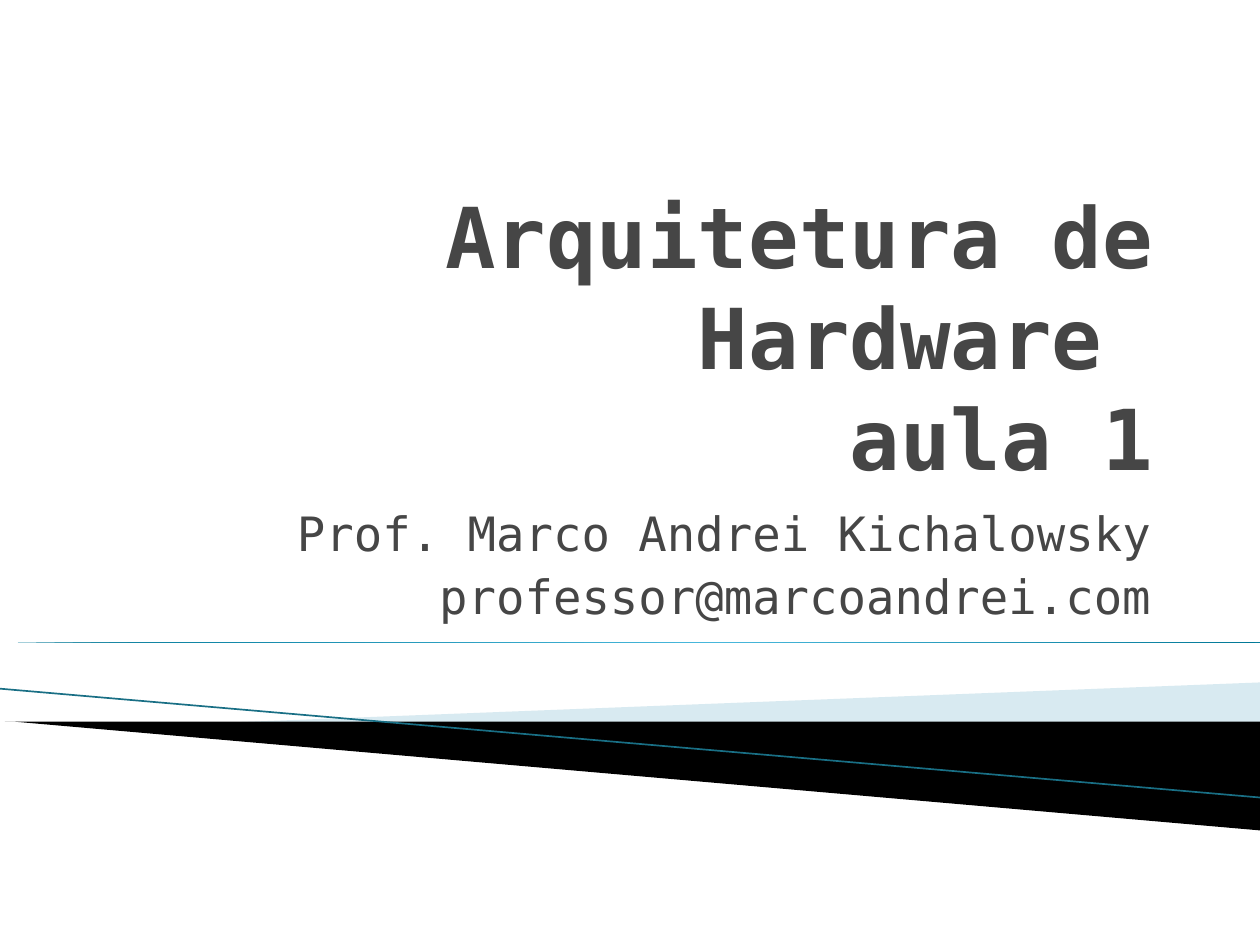
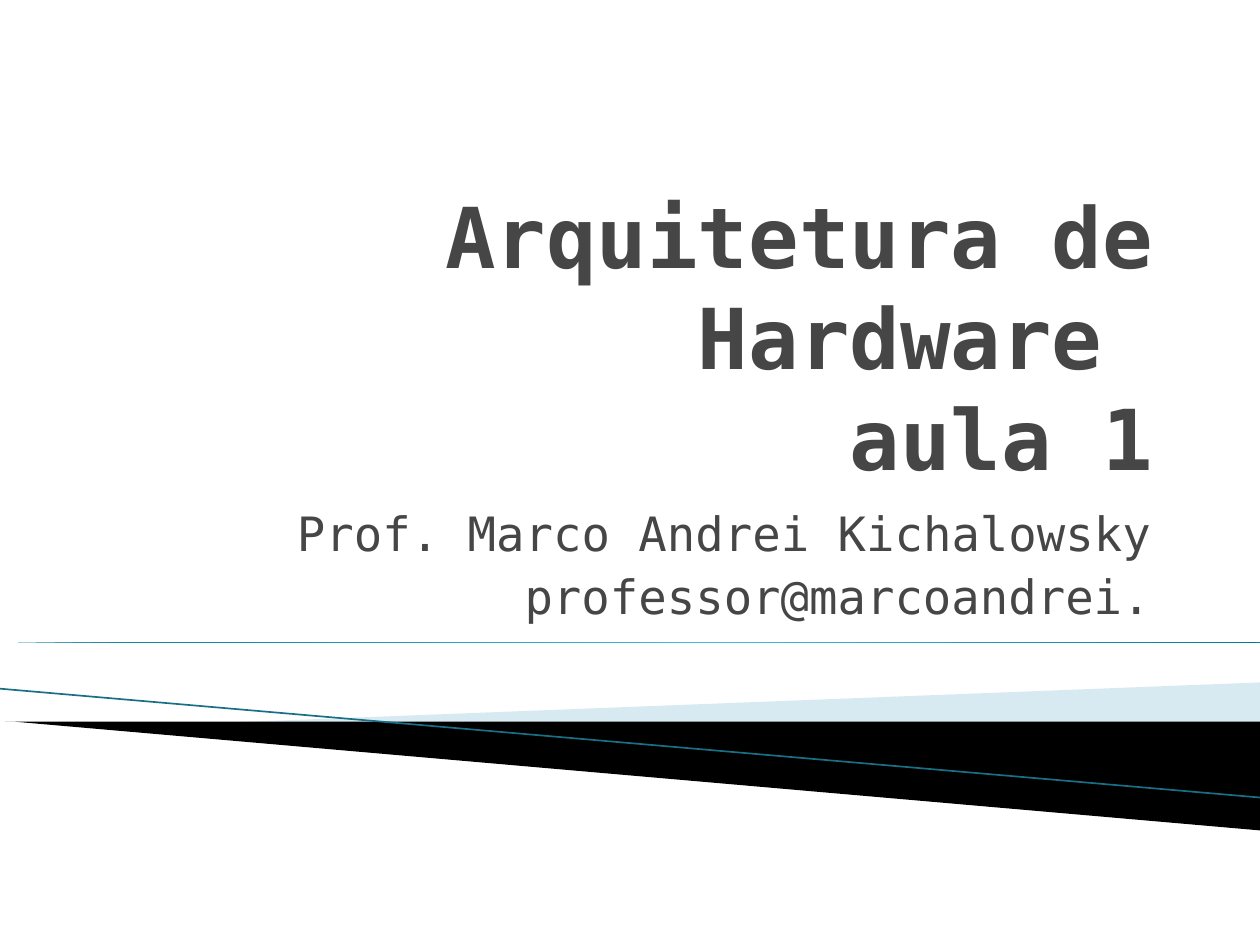
Before and after one commit to LeandroDuarte10/AH, a slide deck: slide 1 of ARQ-aula-1.pptx. Drawn at 1260x945 pixels with LibreOffice and Linux fonts; fonts in the diff are those of the drawing; background and template pictures are left out. Boxes give left, top, right and bottom in pixels: in the first picture for what was removed or moved away, otherwise in the second. Text is boxed around its words. In the diff, an @@ line names an element or a change of style, - is before the commit and + after.

Commit message:
150920142144

```diff
--- a/ARQ-aula-1.pptx
+++ b/ARQ-aula-1.pptx
@@ subtitle at <box>525,578,1151,624</box>: text changed @@
-professor@marcoandrei.com
+professor@marcoandrei.
```
